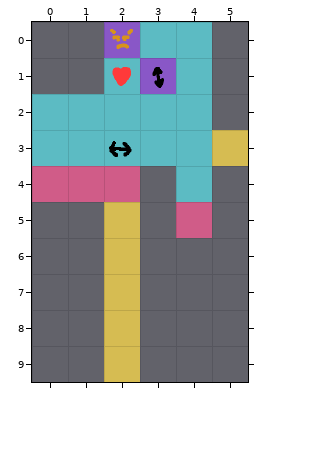
Tiled map: spaders/src/map/debug/debug.tmx. This is how it looked before the edit.
Cells are 64x64 px. Shown: x 0..5, y 0..9.
The result:
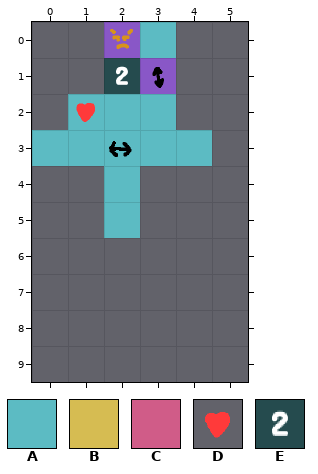
Key: from "spadersTileset": A 0, B 2, C 5, D 35, E 47.
_ is an empty cell.
See-through tiles are keyed as they look on the map.
Difference:
{"where": "layer \"TestVerticalHorizontal\""}
{"y":0,"x":4,"old":"A","new":"_"}
{"y":1,"x":4,"old":"A","new":"_"}
{"y":2,"x":0,"old":"A","new":"_"}
{"y":2,"x":4,"old":"A","new":"_"}
{"y":3,"x":5,"old":"B","new":"_"}
{"y":4,"x":0,"old":"CCC","new":"__A"}
{"y":4,"x":4,"old":"A","new":"_"}
{"y":5,"x":2,"old":"B","new":"A"}
{"y":5,"x":4,"old":"C","new":"_"}
{"y":6,"x":2,"old":"B","new":"_"}
{"y":7,"x":2,"old":"B","new":"_"}
{"y":8,"x":2,"old":"B","new":"_"}
{"y":9,"x":2,"old":"B","new":"_"}
{"where": "layer \"_ADDON #4\""}
{"y":1,"x":2,"old":"D","new":"E"}
{"y":2,"x":1,"old":"_","new":"D"}
{"label":"removed","picture_box":[176,22,248,238]}
{"label":"changed","picture_box":[32,58,140,130]}
{"label":"changed","picture_box":[32,166,140,382]}
